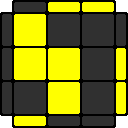
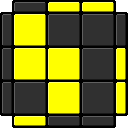
The second 128×128 image is a revision of the first. Changes to its layers:
painted on "color" over (2, 2, 126, 126)
